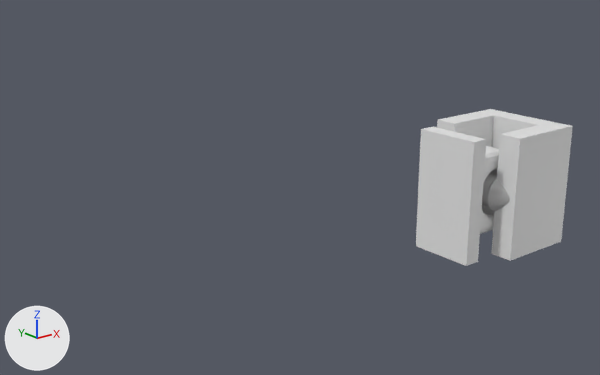
A saved change to the Blender file flexi-joint.blend.
Camera for both pictures: a camera (50 mm lens) standing at (-27.3, -60.3, 24.8) and looking at (11.1, -12.3, 5.6). Arrows for +X, +Y and +Z are at lower left; the lights stay in place.
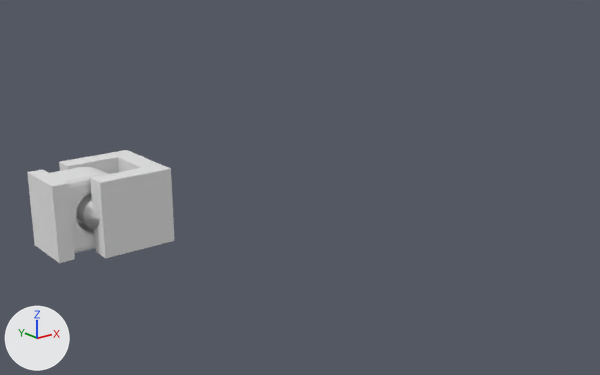
The change, as JSON lines over the scene's bpy script:
```json
{"block": "me_cylinder_002", "where": "me_cylinder_002.from_pydata(...)  # 349 vertices, 314 faces; spans x -3.81..5.5, y -3.76..0.0, z -1.39..4.48"}
{"block": "me_cylinder_002", "where": "# used by ob_cylinder_001; location = (19.53, -22.79, 6.54)"}
{"block": "me_cylinder_002", "change": "me_cylinder_002 part 1: all 12 vertices in x -3.81..5.5, y -3.76..0.0, z 4.48 are moved by (0.0, 0.0, -1.41)"}
{"op": "set", "path": "ob_cylinder_001.location", "old": "(19.53, -22.79, 6.54)", "new": "(-0.94, -0.27, 3.35)"}
```

Where the change shows, as pixel boxes [x1, y1, x2, y2] in the pictures (600 x 375 px):
```json
{"object": "Cylinder.001", "change": "reshaped, moved", "before": [416, 109, 573, 266], "after": [27, 150, 174, 263], "on screen": "6% narrower, 28% shorter"}
```
